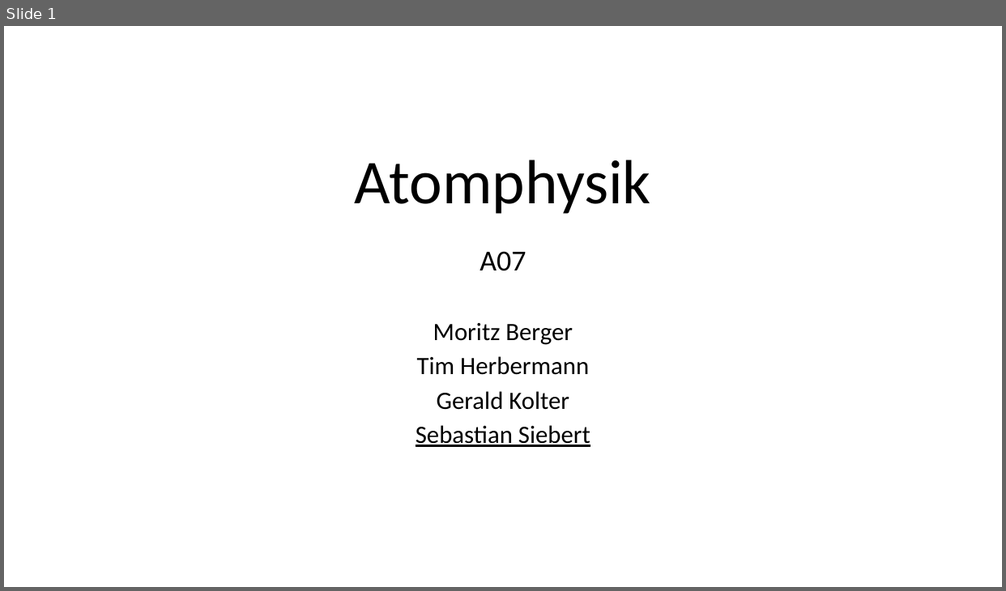
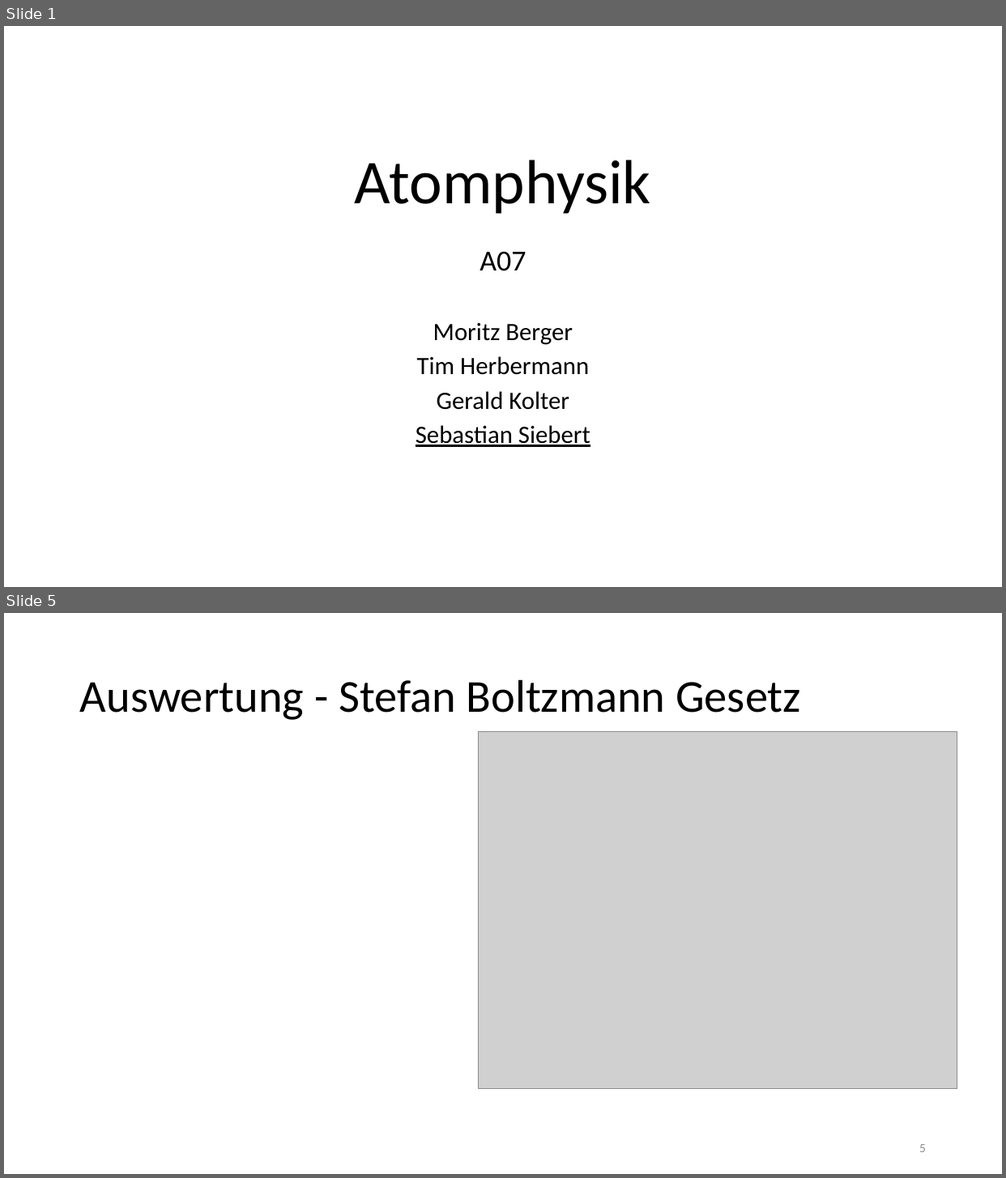
Before and after one commit to thewhitecat/grundpraktikum1, a slide deck: grundpraktikum2/Atomphysik/Atomphysik.pptx. Shown one above the other, each under a label of ours: slide 1 before the commit, slides 1 and 5 after it; the slides between them are not shown. The pictures are 1006x591 and 1006x1178 pixels, drawn with LibreOffice and Linux fonts; fonts in the diff are those of the drawing; grey boxes stand for pictures. Boxes give left, top, right and bottom in pixels: in the first picture for what was removed or moved away, otherwise in the second. Text is boxed around its words. In the diff, an @@ line names an element or a change of style, - is before the commit and + after.

```diff
--- a/grundpraktikum2/Atomphysik/Atomphysik.pptx
+++ b/grundpraktikum2/Atomphysik/Atomphysik.pptx
@@ slide 5 added at <box>4,613,1002,1174</box>, background #FFFFFF @@
@@ title added at <box>80,679,801,720</box>, 44 pt, text #000000 @@
+Auswertung - Stefan Boltzmann Gesetz
@@ picture added at <box>479,731,957,1089</box> @@
@@ page number added at <box>919,1144,926,1152</box>, 12 pt, text #8C8C8C @@
+5
```
Also in this commit, not shown: 3 other slides added.
